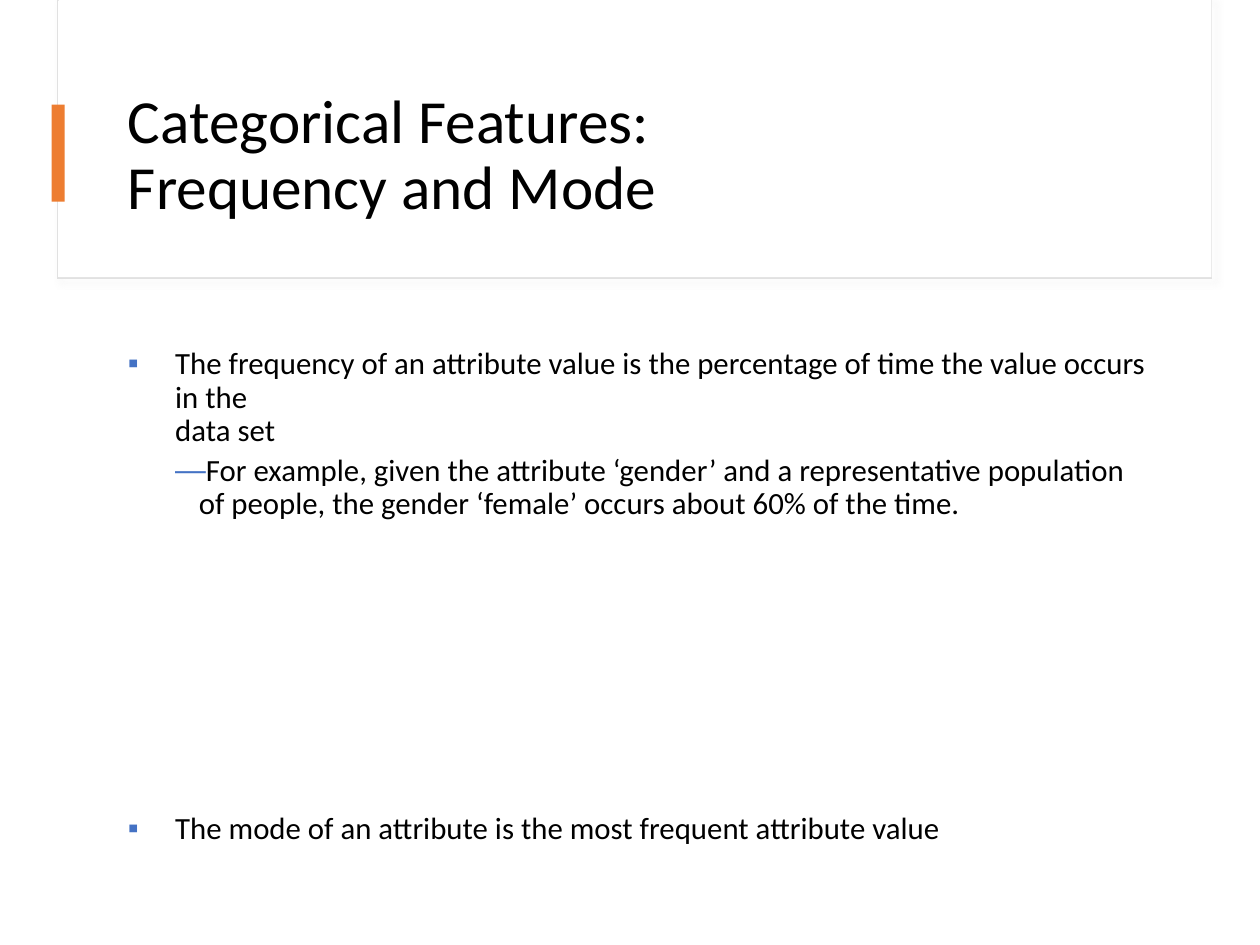
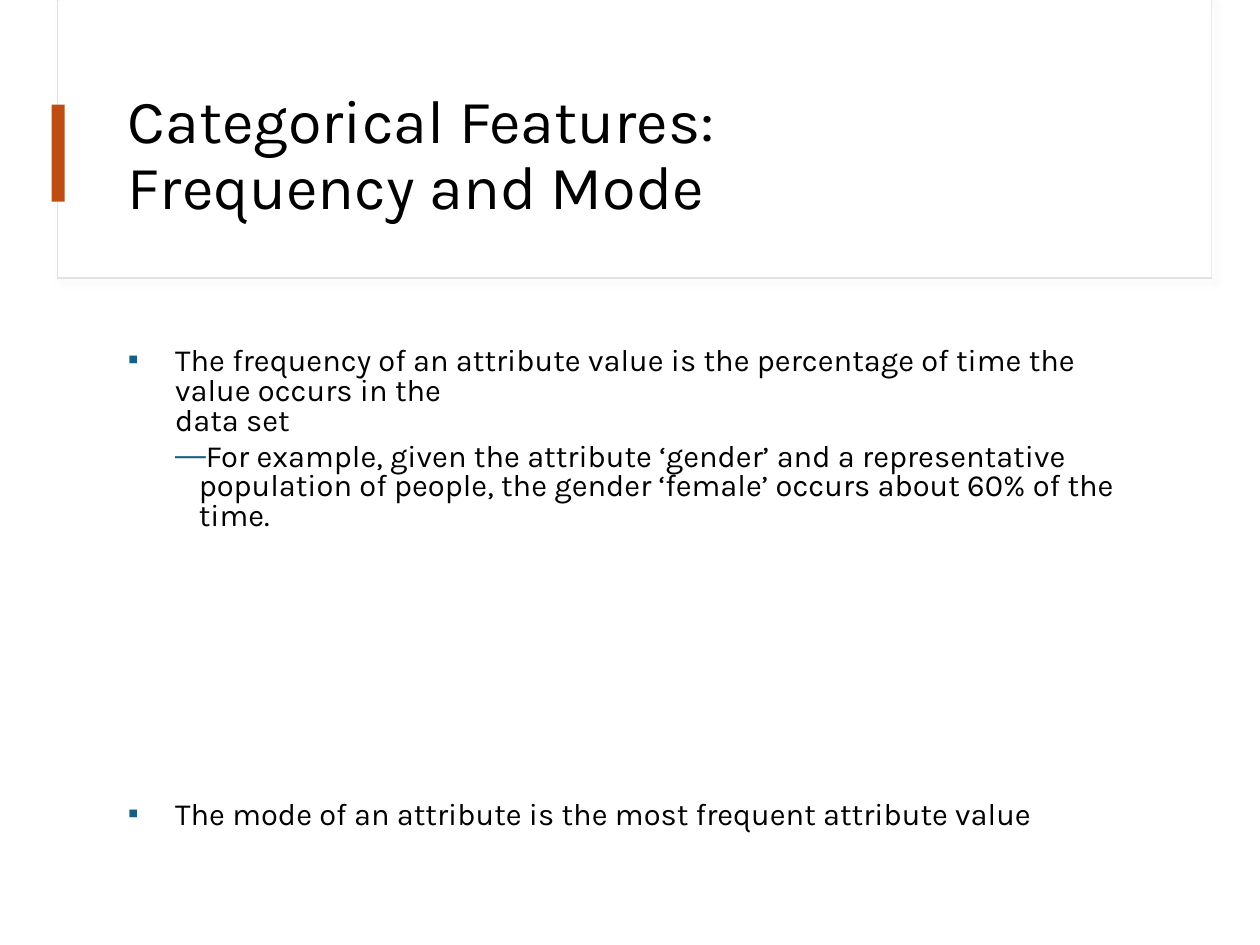
Before and after one commit to mhahsler/Introduction_to_Data_Mining_R_Examples, a slide deck: slide 9 of slides/chap2_exploration.pptx. Drawn at 1260x945 pixels with LibreOffice and Linux fonts; fonts in the diff are those of the drawing. Boxes give left, top, right and bottom in pixels: in the first picture for what was removed or moved away, otherwise in the second. Text is boxed around its words. In the diff, an @@ line names an element or a change of style, - is before the commit and + after.

```diff
--- a/slides/chap2_exploration.pptx
+++ b/slides/chap2_exploration.pptx
@@ title "Categorical Features: Frequency and Mode" at (x1=128, y1=101, x2=714, y2=224): font Calibri to Karla @@
@@ rectangle at (x1=52, y1=105, x2=64, y2=202): fill #ED7D31 to #BE4D14 @@
@@ text "The frequency of an attribute ..." at (x1=175, y1=349, x2=1114, y2=833): font Calibri to Karla; line spacing 0.9 to 0.8; bullet colour #4472C4 to #156082 @@
```
Also in this commit, not shown: 35 other slides changed, 1 other file.
